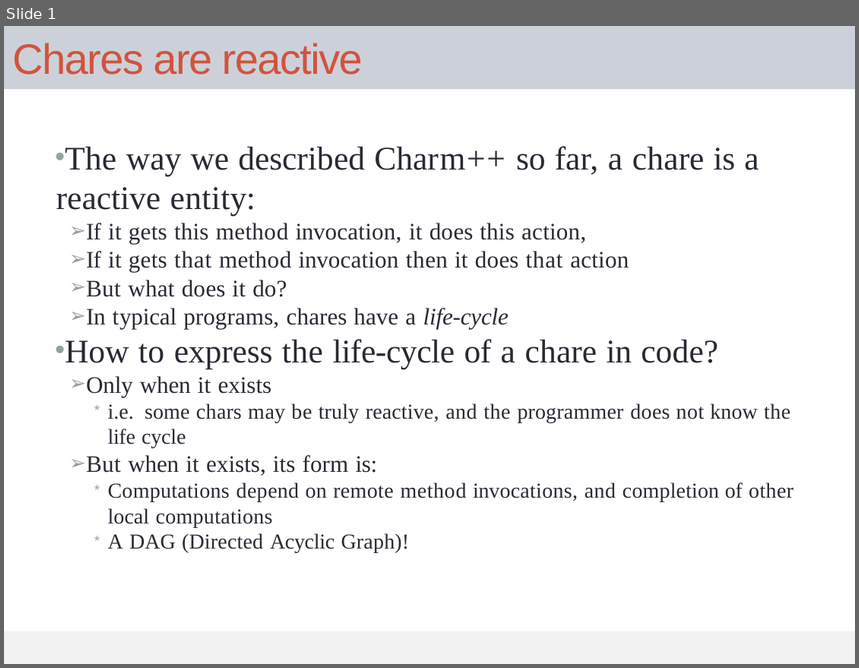
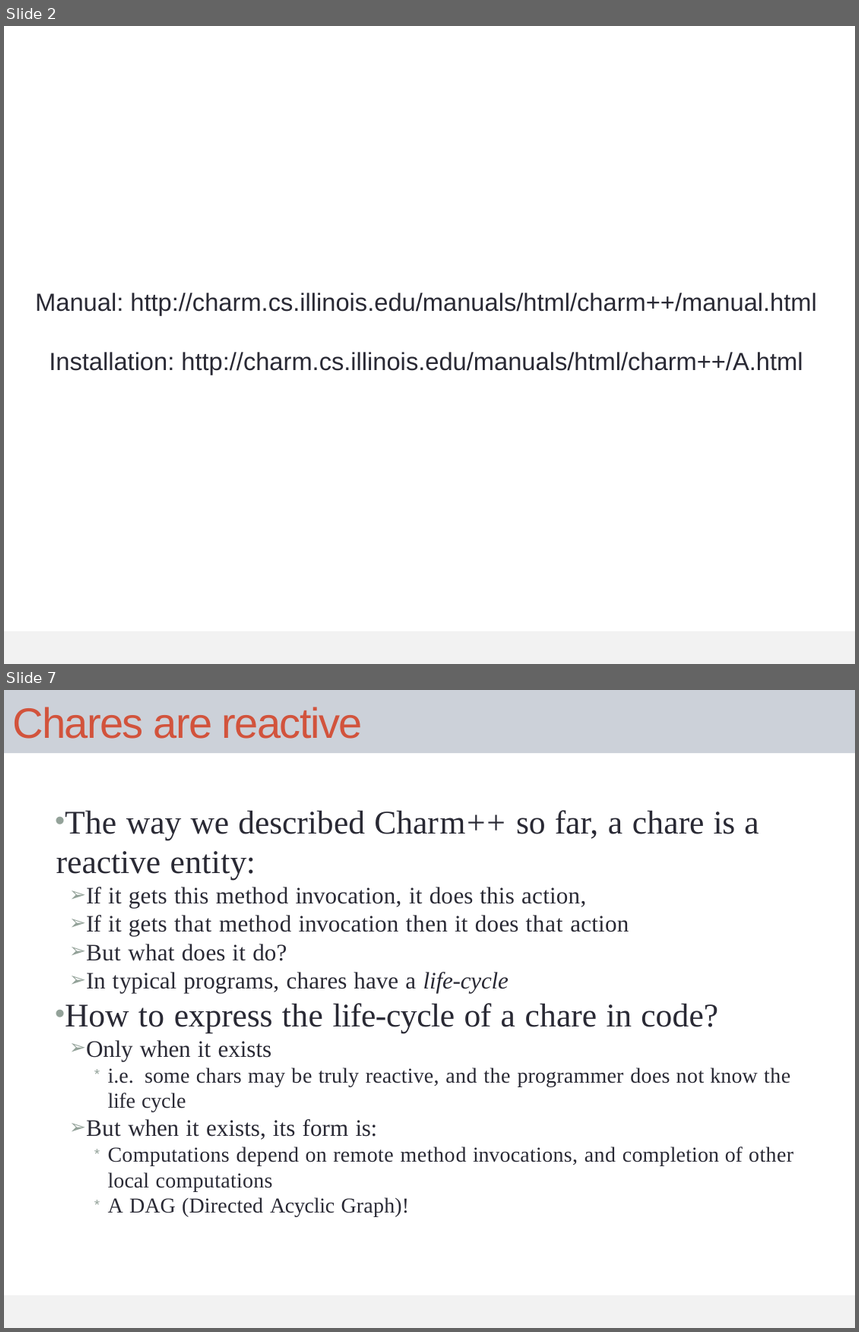
Before and after one commit to UIUC-PPL/charm_tutorial, a slide deck: tutorial.pptx. Shown one above the other, each under a label of ours: slide 1 before the commit, slides 2 and 7 after it; the slides between them are not shown. The pictures are 859x668 and 859x1332 pixels, drawn with LibreOffice and Linux fonts; fonts in the diff are those of the drawing. Boxes give left, top, right and bottom in pixels: in the first picture for what was removed or moved away, otherwise in the second. Text is boxed around its words. In the diff, an @@ line names an element or a change of style, - is before the commit and + after.

```diff
--- a/tutorial.pptx
+++ b/tutorial.pptx
@@ slide 2 added at box(4, 26, 855, 664), background #FFFFFF; not listed: 1 template element that a slide beside it also shows @@
@@ text added at box(35, 293, 817, 375), 21 pt, text #292934 @@
+Manual: http://charm.cs.illinois.edu/manuals/html/charm++/manual.html
+Installation: http://charm.cs.illinois.edu/manuals/html/charm++/A.html
@@ what was slide 1 is now slide 7 @@
```
Also in this commit, not shown: 5 other slides added.
